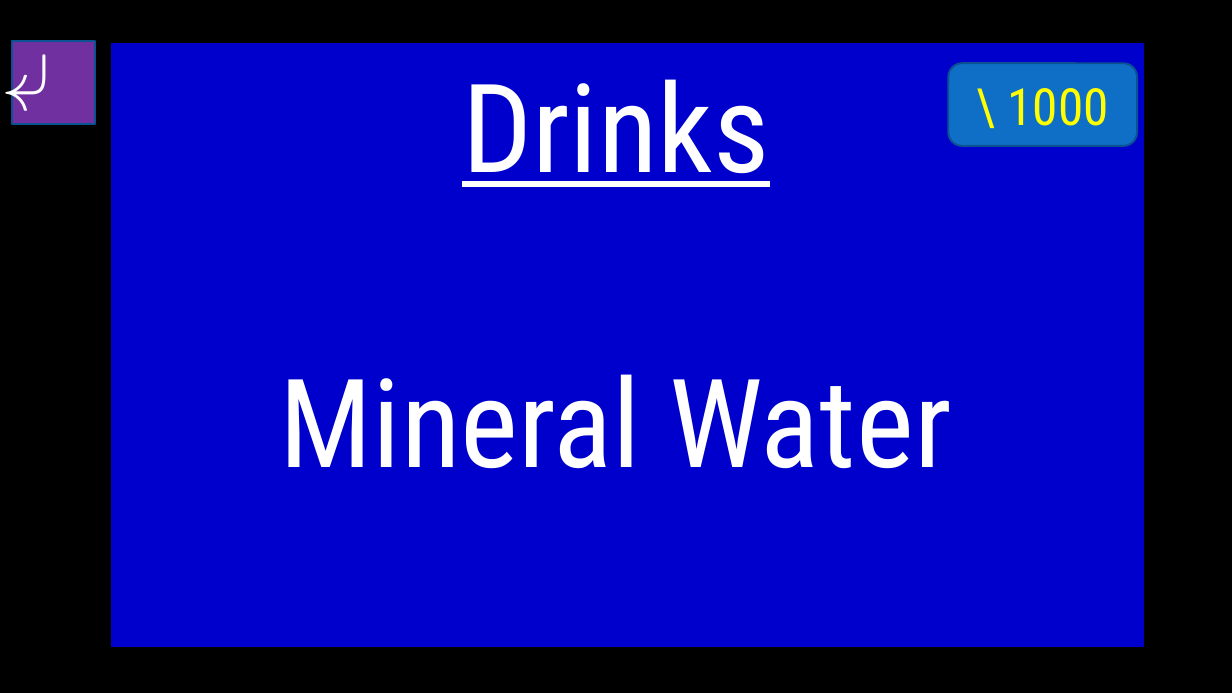
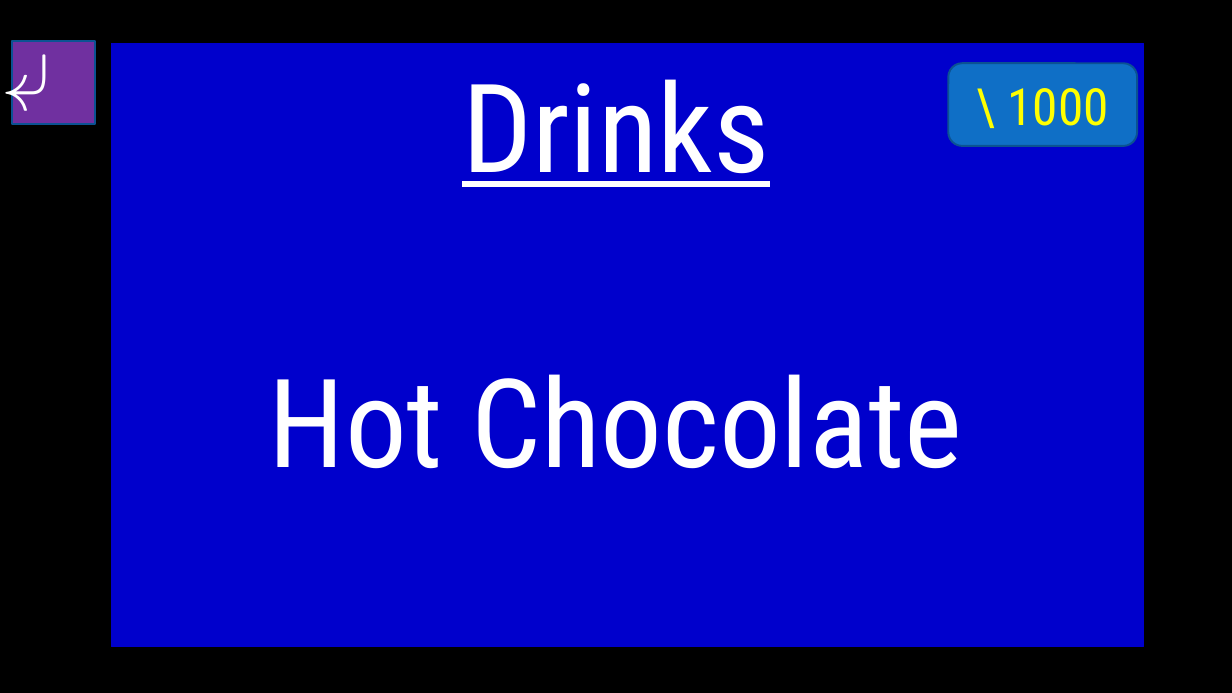
Before and after one commit to Gurichi/ALT_Materials, a slide deck: slide 32 of Jeopardy 5th Grade.pptx. Drawn at 1232x693 pixels with LibreOffice and Linux fonts; fonts in the diff are those of the drawing; background and template pictures are left out. Boxes give left, top, right and bottom in pixels: in the first picture for what was removed or moved away, otherwise in the second. Text is boxed around its words. In the diff, an @@ line names an element or a change of style, - is before the commit and + after.

```diff
--- a/Jeopardy 5th Grade.pptx
+++ b/Jeopardy 5th Grade.pptx
@@ text at (269,374,963,469): text changed @@
-Mineral Water
+Hot Chocolate
```
Also in this commit, not shown: 40 other slides changed.
